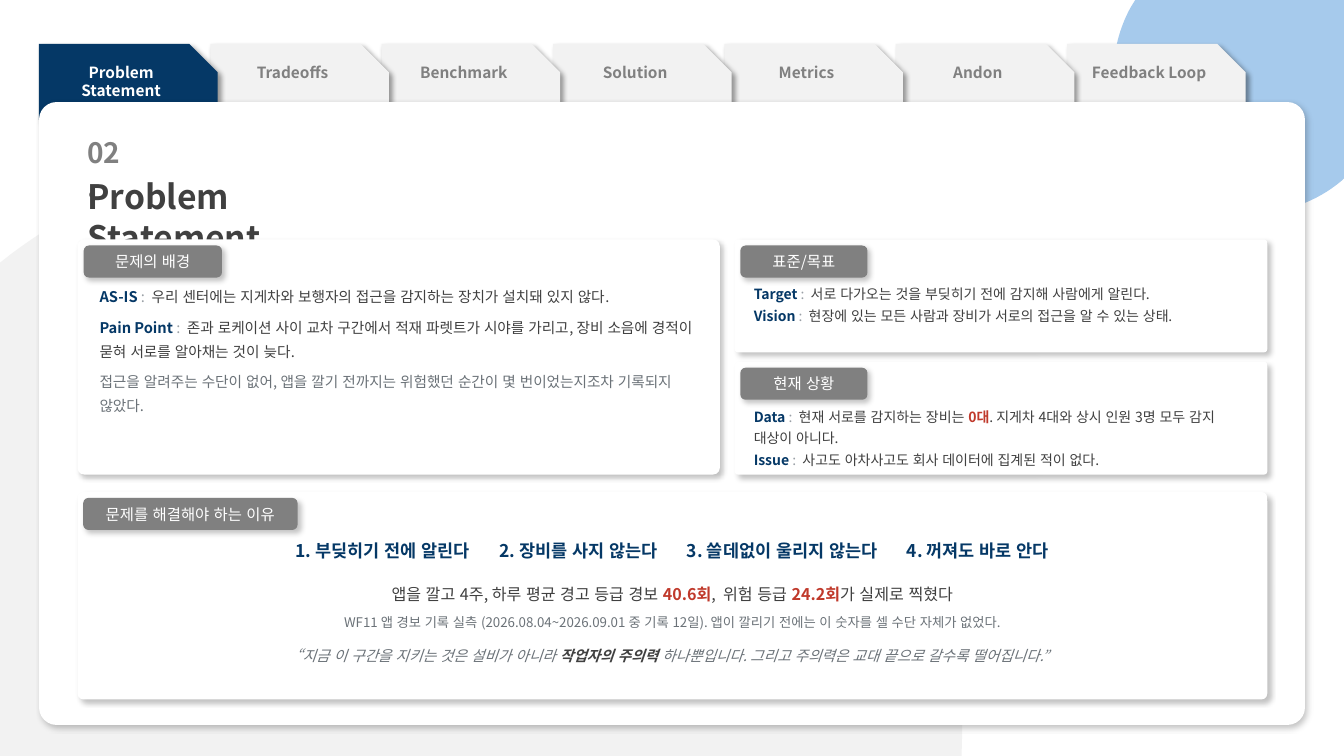
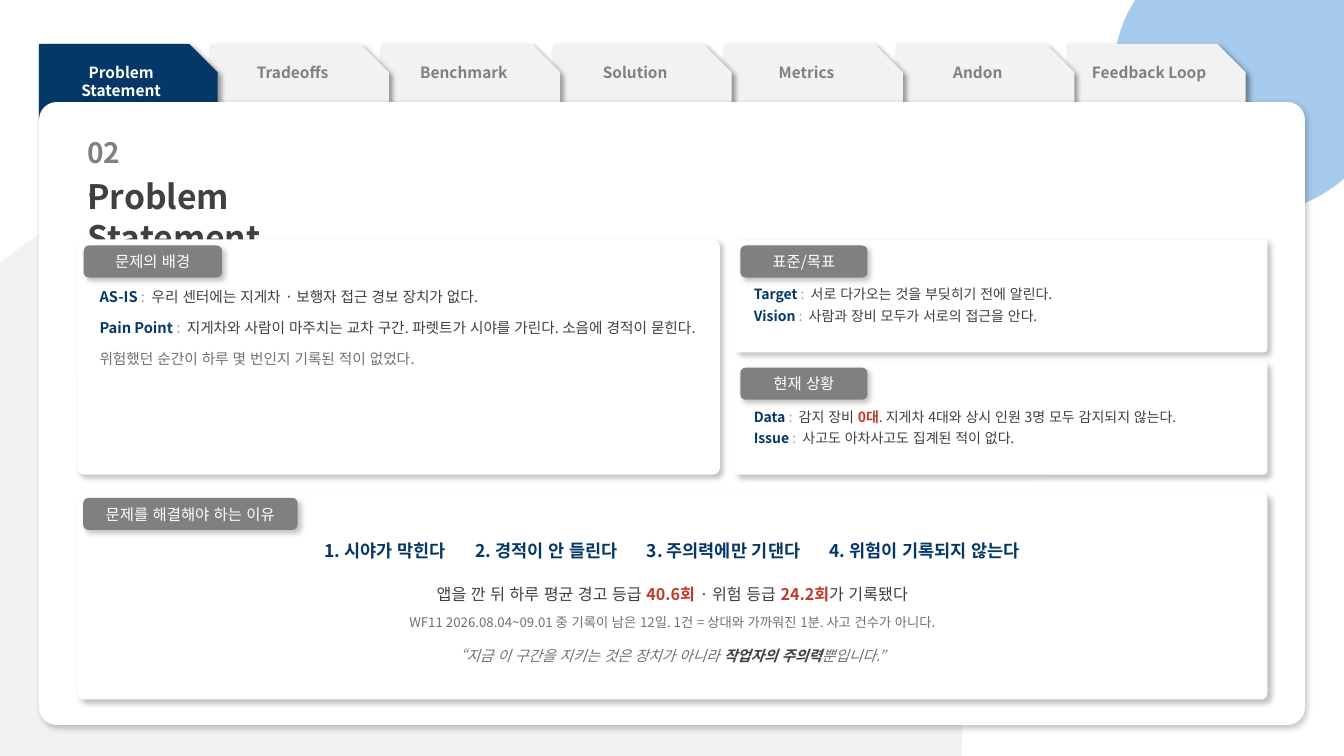
Before and after one commit to pslymzero-cyber/SafeAlert, a slide deck: slide 5 of docs/presentation/contest/SafeAlert_CouSolve_Contest.pptx. Drawn at 1344x756 pixels with LibreOffice and Linux fonts; fonts in the diff are those of the drawing. Boxes give left, top, right and bottom in pixels: in the first picture for what was removed or moved away, otherwise in the second. Text is boxed around its words. In the diff, an @@ line names an element or a change of style, - is before the commit and + after.

```diff
--- a/docs/presentation/contest/SafeAlert_CouSolve_Contest.pptx
+++ b/docs/presentation/contest/SafeAlert_CouSolve_Contest.pptx
@@ text in rounded rectangle at (100,290,696,365): text changed @@
-AS-IS : 우리 센터에는 지게차와 보행자의 접근을 감지하는 장치가 설치돼 있지 않다.
-Pain Point : 존과 로케이션 사이 교차 구간에서 적재 파렛트가 시야를 가리고, 장비 소음에 경적이 묻혀 서로를 알아채는 것이 늦다.
-접근을 알려주는 수단이 없어, 앱을 깔기 전까지는 위험했던 순간이 몇 번이었는지조차 기록되지 않았다.
+AS-IS : 우리 센터에는 지게차 · 보행자 접근 경보 장치가 없다.
+Pain Point : 지게차와 사람이 마주치는 교차 구간. 파렛트가 시야를 가린다. 소음에 경적이 묻힌다.
+위험했던 순간이 하루 몇 번인지 기록된 적이 없었다.
@@ text in rounded rectangle at (754,287,1052,322): text changed @@
-Target : 서로 다가오는 것을 부딪히기 전에 감지해 사람에게 알린다.
-Vision : 현장에 있는 모든 사람과 장비가 서로의 접근을 알 수 있는 상태.
+Target : 서로 다가오는 것을 부딪히기 전에 알린다.
+Vision : 사람과 장비 모두가 서로의 접근을 안다.
@@ text in rounded rectangle at (754,410,1176,444): text changed @@
-Data : 현재 서로를 감지하는 장비는 0대. 지게차 4대와 상시 인원 3명 모두 감지 대상이 아니다.
-Issue : 사고도 아차사고도 회사 데이터에 집계된 적이 없다.
+Data : 감지 장비 0대. 지게차 4대와 상시 인원 3명 모두 감지되지 않는다.
+Issue : 사고도 아차사고도 집계된 적이 없다.
@@ text at (325,542,1020,559): text changed @@
-1. 부딪히기 전에 알린다 2. 장비를 사지 않는다 3. 쓸데없이 울리지 않는다 4. 꺼져도 바로 안다
+1. 시야가 막힌다 2. 경적이 안 들린다 3. 주의력에만 기댄다 4. 위험이 기록되지 않는다
@@ text at (437,586,907,602): text changed @@
-앱을 깔고 4주, 하루 평균 경고 등급 경보 40.6회, 위험 등급 24.2회가 실제로 찍혔다
+앱을 깐 뒤 하루 평균 경고 등급 40.6회 · 위험 등급 24.2회가 기록됐다
@@ text at (409,616,935,628): text changed @@
-WF11 앱 경보 기록 실측 (2026.08.04~2026.09.01 중 기록 12일). 앱이 깔리기 전에는 이 숫자를 셀 수단 자체가 없었다.
+WF11 2026.08.04~09.01 중 기록이 남은 12일. 1건 = 상대와 가까워진 1분. 사고 건수가 아니다.
@@ text at (460,648,886,663): text changed @@
-“지금 이 구간을 지키는 것은 설비가 아니라 작업자의 주의력 하나뿐입니다. 그리고 주의력은 교대 끝으로 갈수록 떨어집니다.”
+“지금 이 구간을 지키는 것은 장치가 아니라 작업자의 주의력뿐입니다.”
```
Also in this commit, not shown: 12 other slides changed, 2 other files.
